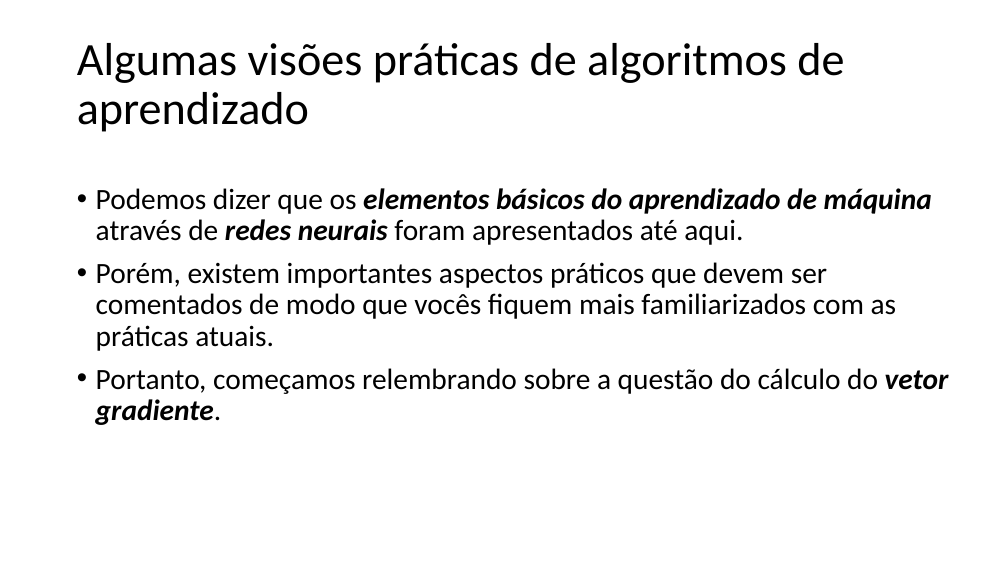
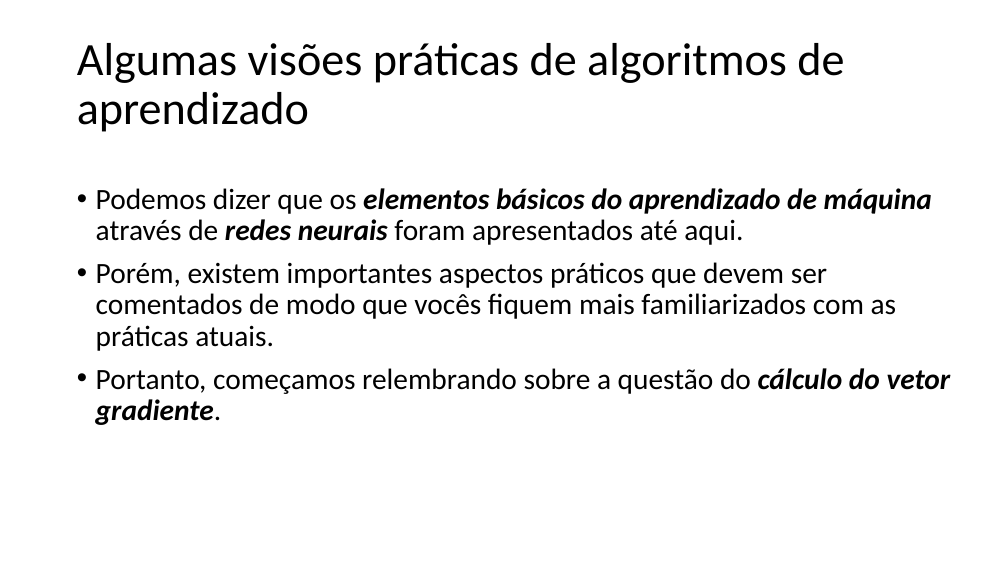
Before and after one commit to zz4fap/t320_aprendizado_de_maquina, a slide deck: slide 3 of slides/T320_Redes_Neurais_Artificiais (Parte IV).pptx. Drawn at 1008x567 pixels with LibreOffice and Linux fonts; fonts in the diff are those of the drawing. Boxes give left, top, right and bottom in pixels: in the first picture for what was removed or moved away, otherwise in the second. Text is boxed around its words. In the diff, an @@ line names an element or a change of style, - is before the commit and + after.

```diff
--- a/slides/T320_Redes_Neurais_Artificiais (Parte IV).pptx
+++ b/slides/T320_Redes_Neurais_Artificiais (Parte IV).pptx
@@ text at box(96, 368, 951, 425): bold on, italic on in "cálculo do" @@
```
Also in this commit, not shown: 10 other slides changed, 2 other files.
